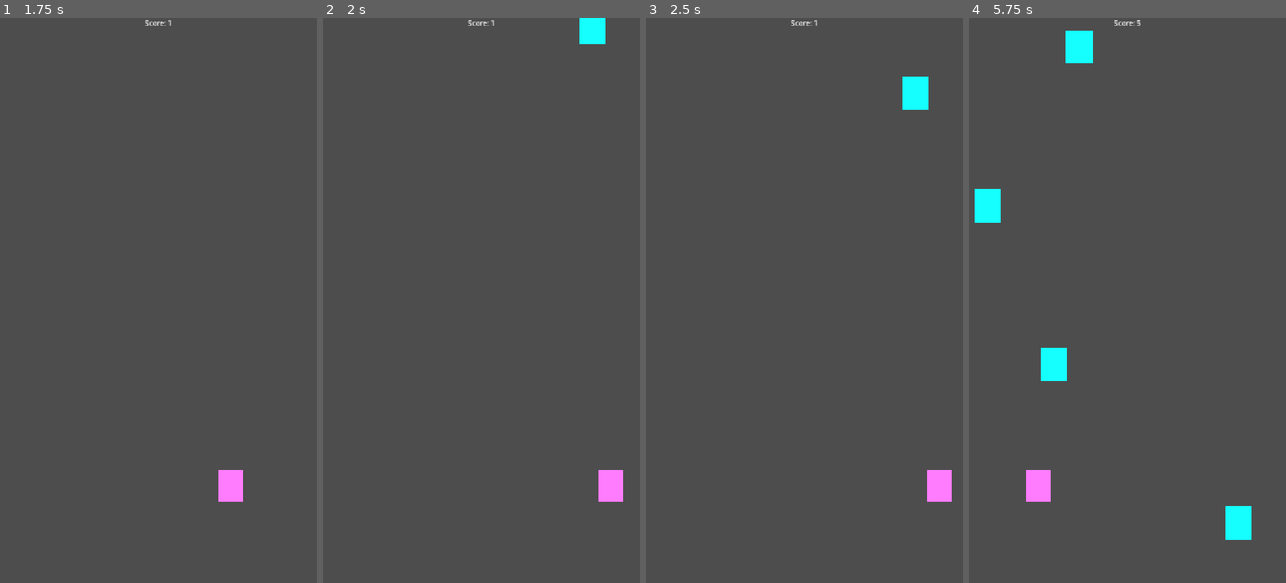
Above: before the commit, frames 1-4 (left to right).
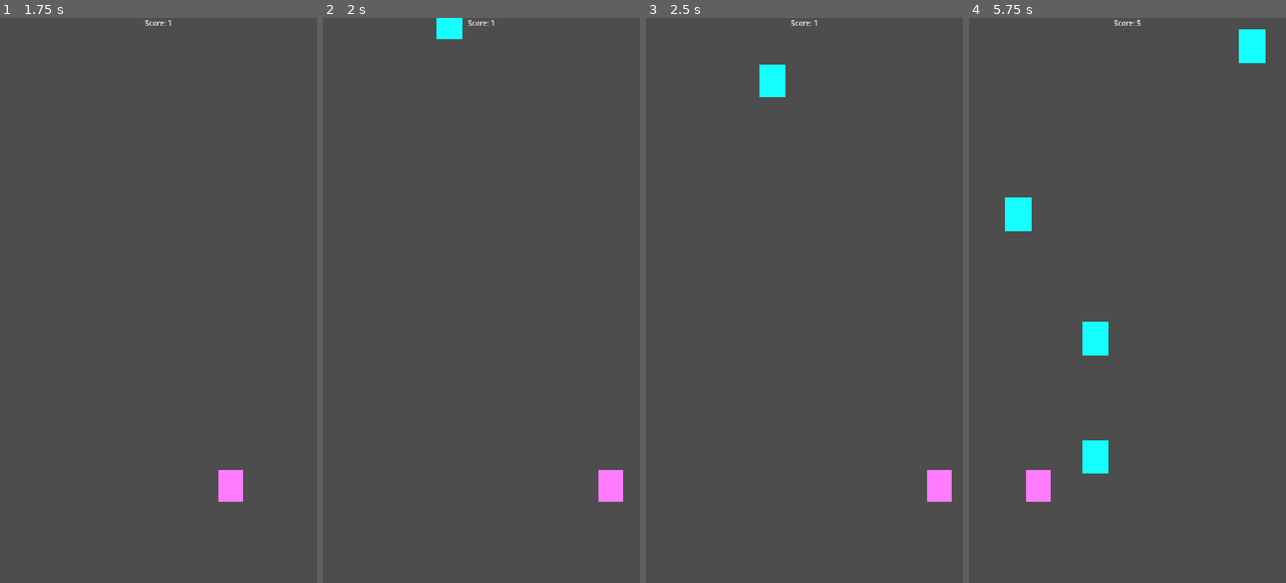
Above: after the commit, the same moments.

Repository: schoibs/futbolrush
Game: Godot game, scene res://scenes/Main.tscn
Same seed, same stepped clock (60 frames per second), same inputs: the game is played once before the commit and once after it.
Inputs:
- Up to frame 1 (1.75 s): click "Play" at 0.5 s; tap Enter at 1.25 s; hold D (move_right) from 1.28 s (still down)
- Up to frame 2 (2 s): keep holding D (move_right)
- Up to frame 3 (2.5 s): release D (move_right) at 2.03 s; hold A (move_left) from 2.03 s (still down)
- Up to frame 4 (5.75 s): release A (move_left) at 2.78 s; hold D (move_right) 2.78-4.28 s; hold A (move_left) from 4.28 s (still down)

Frame 1 is identical in both runs. In frame 2, 0.7% of the frame differs, in the area x 35-90%, y 0-5%; in frame 3, 1.0%; in frame 4, 4.0%, in the area x 1-94%, y 2-93%.

Commit message:
Tune progressively faster defender speed

Diff:
--- a/scripts/main.gd
+++ b/scripts/main.gd
@@ -1,6 +1,16 @@
 extends Node2D
 
 enum GameState { START, PLAYING, GAME_OVER }
+
+@export_group("Difficulty")
+@export var intro_spawn_interval := 1.20
+@export var mid_spawn_interval := 0.85
+@export var late_spawn_interval := 0.55
+@export var intro_speed_range := Vector2(260.0, 320.0)
+@export var mid_speed_range := Vector2(330.0, 430.0)
+@export var late_speed_range := Vector2(430.0, 560.0)
+@export var intro_grace_seconds := 10
+@export var safe_intro_gap := 140.0
 
 @export var defender_scene: PackedScene
 @export var defender_speed := 300.0
@@ -19,6 +29,7 @@
 
 func _ready() -> void:
 	randomize()
+	spawn_timer.one_shot = true
 	player_start_position = player.position
 
 	if not spawn_timer.timeout.is_connected(_on_spawn_timer_timeout):
@@ -52,8 +63,12 @@
 	reset_player()
 	player.set_physics_process(true)
 	hud.show_playing(score)
+	start_spawn_timer()
+	score_timer.start()
+
+func start_spawn_timer() -> void:
+	spawn_timer.wait_time = get_current_spawn_interval()
 	spawn_timer.start()
-	score_timer.start()
 
 func enter_game_over_state() -> void:
 	if game_state == GameState.GAME_OVER:
@@ -75,20 +90,54 @@
 
 func spawn_defender() -> void:
 	var defender = defender_scene.instantiate()
-	defender.speed = defender_speed
+	defender.speed = get_current_defender_speed()
 
 	var viewport_width := get_viewport_rect().size.x
-	var spawn_x := randf_range(defender_half_width, viewport_width - defender_half_width)
+	var spawn_x := get_spawn_x()
 	defender.position = Vector2(spawn_x, defender_start_y)
 
 	defender.hit_player.connect(_on_defender_hit_player)
 	defender_container.add_child(defender)
+
+func get_current_spawn_interval() -> float:
+	if score < 20:
+		return intro_spawn_interval
+	if score < 45:
+		return mid_spawn_interval
+	return late_spawn_interval
+
+func get_current_speed_range() -> Vector2:
+	if score < 20:
+		return intro_speed_range
+	if score < 45:
+		return mid_speed_range
+	return late_speed_range
+
+func get_current_defender_speed() -> float:
+	var speed_range := get_current_speed_range()
+	return randf_range(speed_range.x, speed_range.y)
+
+func get_spawn_x() -> float:
+	var viewport_width := get_viewport_rect().size.x
+	var min_x := defender_half_width
+	var max_x := viewport_width - defender_half_width
+
+	for attempt in range(8):
+#		try up to 8 random positions and use first one that seems fair
+		var candidate := randf_range(min_x, max_x)
+		var far_enough_from_player := absf(candidate - player.position.x) >= safe_intro_gap
+
+		if score >= intro_grace_seconds or far_enough_from_player:
+			return candidate
+
+	return randf_range(min_x, max_x)
 
 func _on_spawn_timer_timeout() -> void:
 	if game_state != GameState.PLAYING:
 		return
 
 	spawn_defender()
+	start_spawn_timer()
 
 func _on_score_timer_timeout() -> void:
 	if game_state != GameState.PLAYING:
